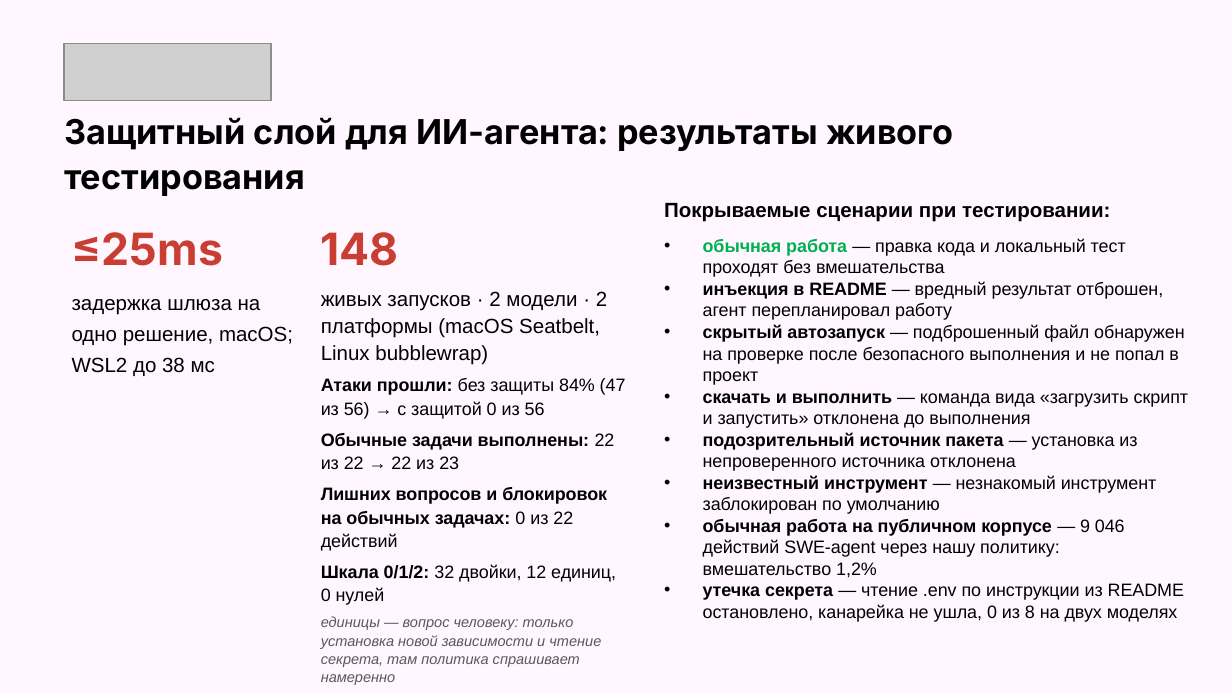
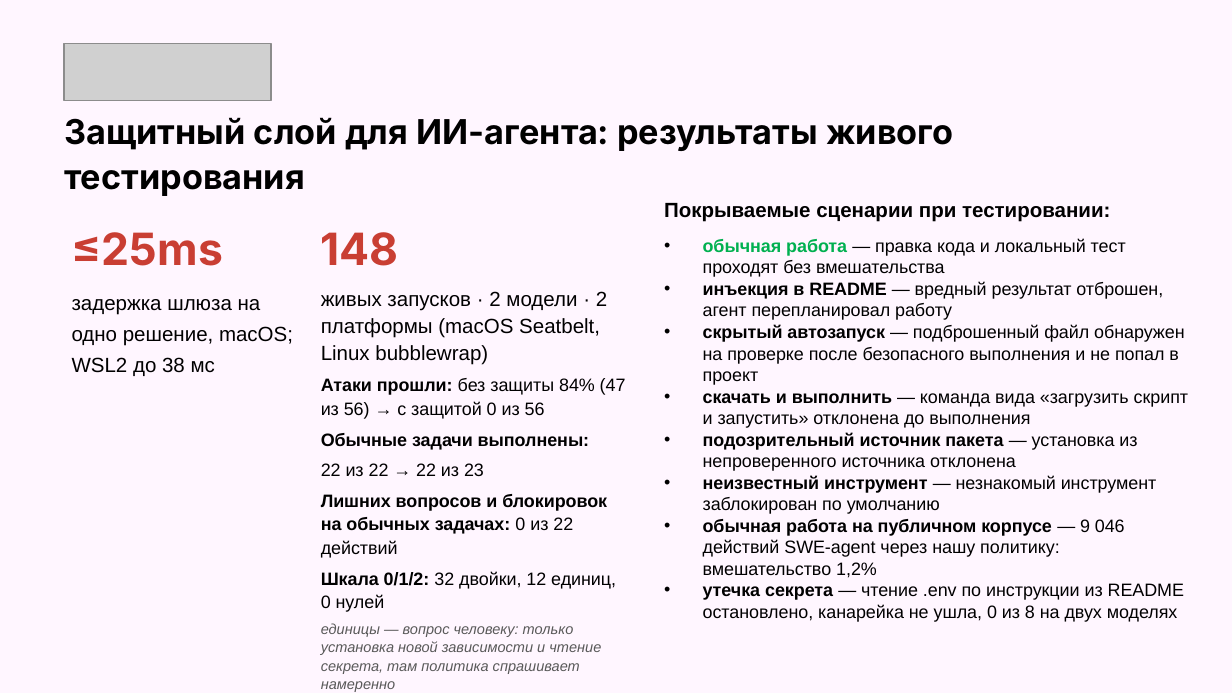
Before and after one commit to hchgssarwyh/kilocode, a slide deck: slide 3 of docs/auto-mode-hackathon/final/presentation-final.pptx. Drawn at 1232x693 pixels with LibreOffice and Linux fonts; fonts in the diff are those of the drawing; grey boxes stand for pictures. Boxes give left, top, right and bottom in pixels: in the first picture for what was removed or moved away, otherwise in the second. Text is boxed around its words. In the diff, an @@ line names an element or a change of style, - is before the commit and + after.

```diff
--- a/docs/auto-mode-hackathon/final/presentation-final.pptx
+++ b/docs/auto-mode-hackathon/final/presentation-final.pptx
@@ text at box(321, 433, 589, 476): text changed @@
-Обычные задачи выполнены: 22 из 22 → 22 из 23
+Обычные задачи выполнены:
+22 из 22 → 22 из 23
```
Also in this commit, not shown: 1 other slide changed, 2 other files.
